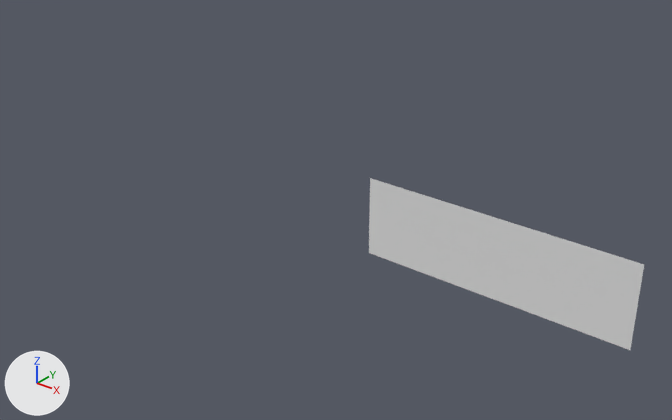
A saved change to the OBJ model Assets/Tiled2Unity/Meshes/map_winter_background.obj.
The view is the same before and after, from a 50 mm lens placed at (10061.0, -31038.0, 17045.0), pointed at (-16102.0, 1666.0, -3231.0). The lights are fixed; the arrows at lower left show +X, +Y and +Z. Where no turn or scale is listed for an object, it has been applied to the vertices.

The first picture shows 'map_winter_background'.
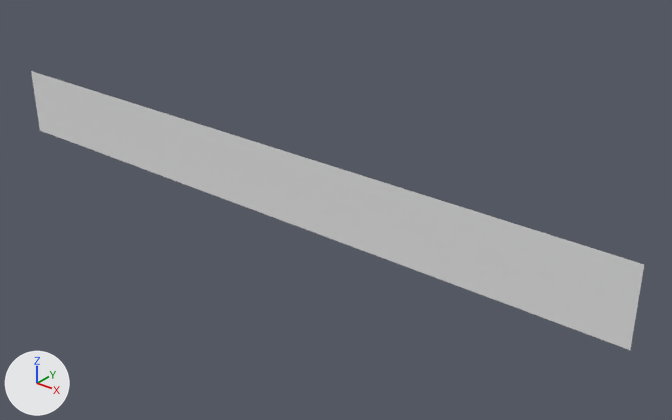
What differs and where, as boxes [x1, y1, x2, y2] in the pictures (672 x 420 px):
'map_winter_background', reshaped (122% wider, 62% taller): before [369, 178, 644, 350]; after [31, 71, 644, 350]
part 1 of me_map_winter_background, added: after [31, 71, 370, 253]

The change, as a list of edits to the scene's bpy script:
```text
Change me_map_winter_background:
    used by ob_map_winter_background; location = (0.0, 0.0, 0.0)
    remove me_map_winter_background.from_pydata(...)  # 3131 vertices, 3000 faces; spans x -12800.0..0.0, y 0.0, z -3840.0..0.0
    add me_map_winter_background.from_pydata(...)  # 9331 vertices, 9000 faces; spans x -38400.0..0.0, y 0.0, z -3840.0..0.0
    me_map_winter_background part 1: 6200 vertices added at x -38400.0..-12928.0, y 0.0, z -3840.0..0.0
```
